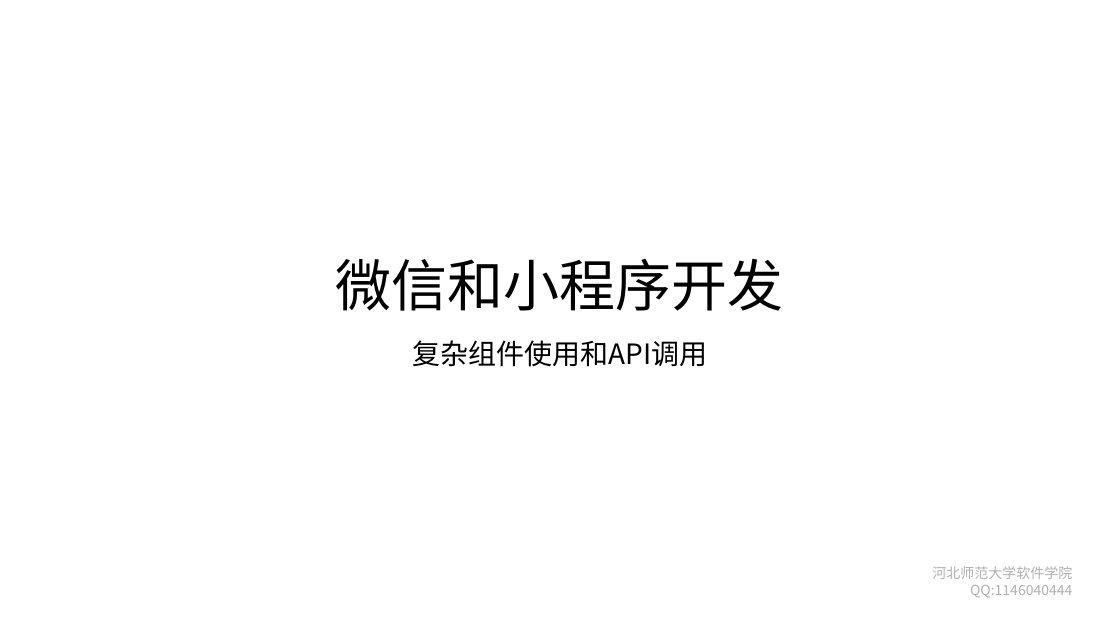
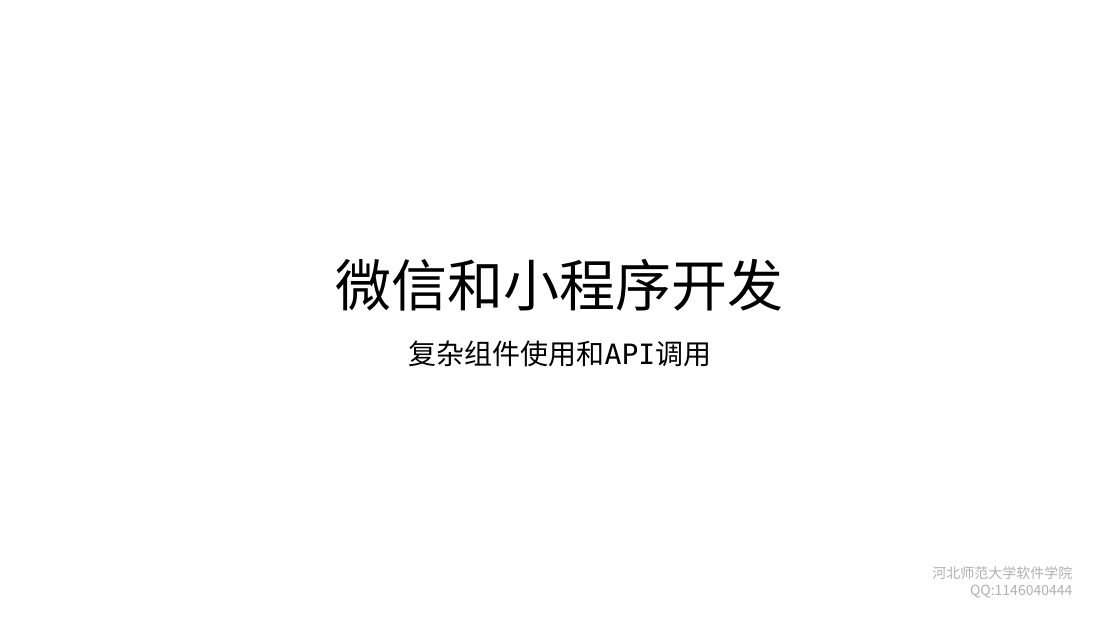
Before and after one commit to edu2act/course-wechat-and-miniprogram, a slide deck: slide 1 of materials/ch04/ch04-复杂组件使用和API调用.pptx. Drawn at 1120x630 pixels with LibreOffice and Linux fonts; fonts in the diff are those of the drawing; background and template pictures are left out. Boxes give left, top, right and bottom in pixels: in the first picture for what was removed or moved away, otherwise in the second. Text is boxed around its words. In the diff, an @@ line names an element or a change of style, - is before the commit and + after.

```diff
--- a/materials/ch04/ch04-复杂组件使用和API调用.pptx
+++ b/materials/ch04/ch04-复杂组件使用和API调用.pptx
@@ subtitle "复杂组件使用和API调用" at bbox=[409, 340, 712, 367]: font Noto Sans CJK SC to DejaVu Sans Mono @@
```
Also in this commit, not shown: 1 other slide changed, 7 slides added, 7 slides removed, 6 other files.
